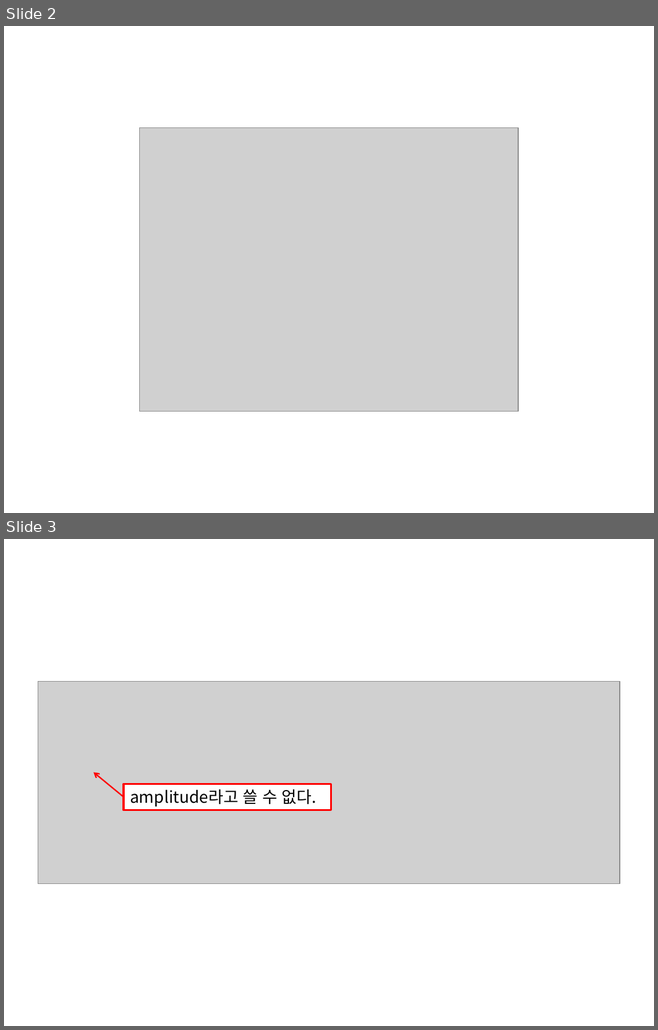
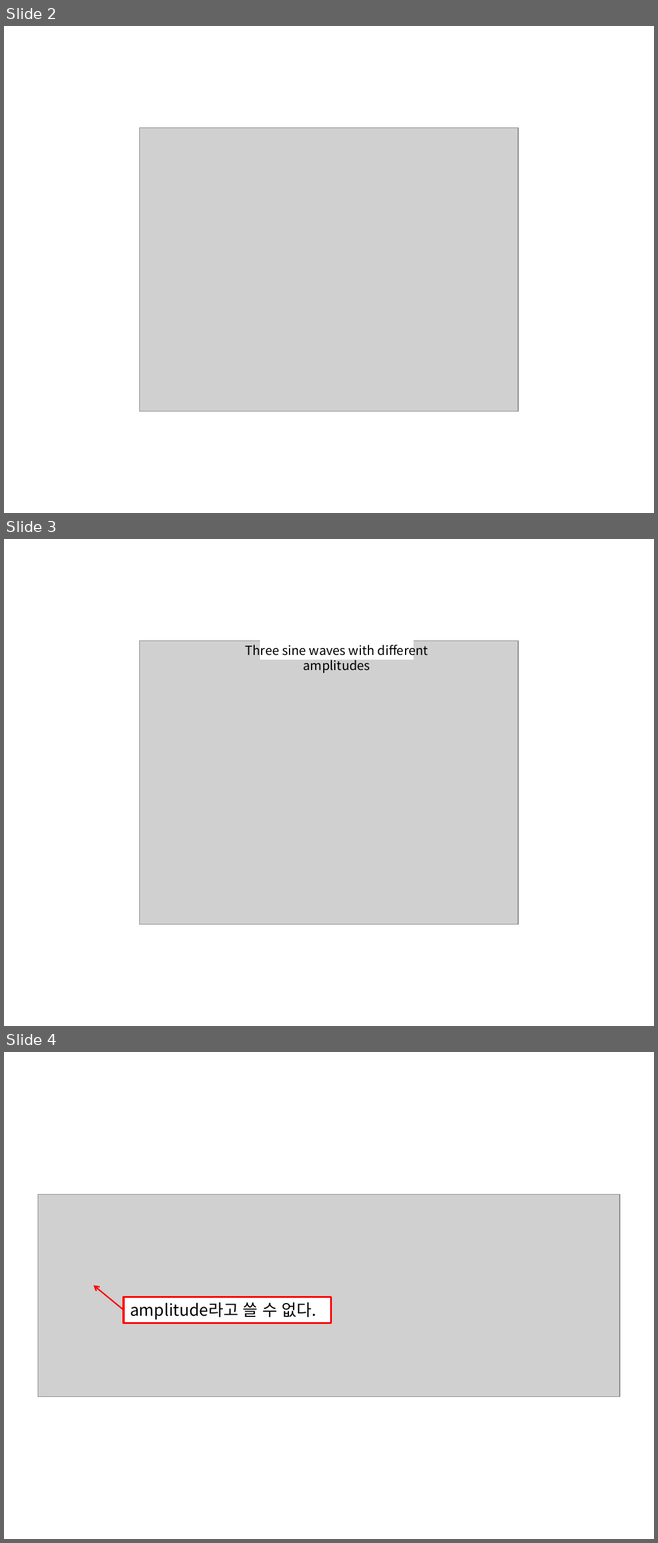
Before and after one commit to answeredbyablemind/answeredbyablemind.github.io, a slide deck: pics/2022-01-04-sinusoids/pics.pptx. Shown one above the other, each under a label of ours: slides 2 and 3 before the commit, slides 2, 3 and 4 after it. The pictures are 658x1030 and 658x1543 pixels, drawn with LibreOffice and Linux fonts; fonts in the diff are those of the drawing; grey boxes stand for pictures. Boxes give left, top, right and bottom in pixels: in the first picture for what was removed or moved away, otherwise in the second. Text is boxed around its words. In the diff, an @@ line names an element or a change of style, - is before the commit and + after.

```diff
--- a/pics/2022-01-04-sinusoids/pics.pptx
+++ b/pics/2022-01-04-sinusoids/pics.pptx
@@ slide 3 added at bbox=[4, 539, 654, 1026], background #FFFFFF @@
@@ picture added at bbox=[140, 641, 518, 924] @@
@@ text added at bbox=[245, 642, 428, 673], 14 pt, text #000000 @@
+Three sine waves with different amplitudes
@@ rectangle added at bbox=[260, 629, 413, 660], fill #FFFFFF @@
@@ what was slide 3 is now slide 4 @@
```
Also in this commit, not shown: 2 other slides added, 18 other files.
